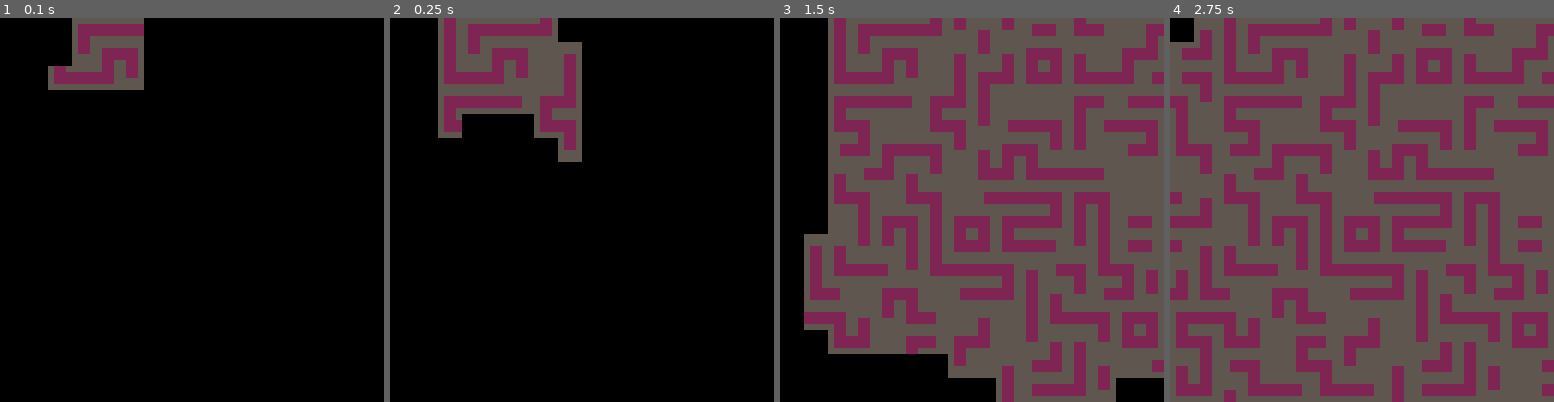
Above: before the commit, frames 1-4 (left to right).
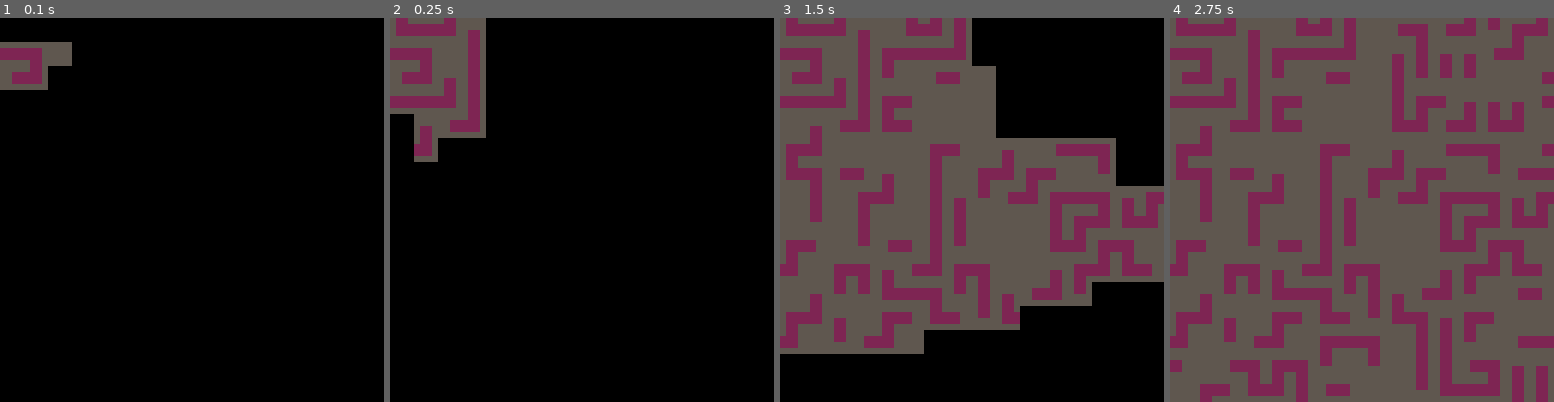
Above: after the commit, the same moments.

Repository: thtroyer/pico8_wfc_demos
Game: PICO-8 cartridge wfc_demo.p8
Two runs of this game, one before a commit and one after it. Both use one fixed random seed, a clock stepped at 60 frames per second and the inputs below.
Inputs:
- Up to frame 1 (0.1 s): no input
- Up to frame 2 (0.25 s): no input
- Up to frame 3 (1.5 s): tap X (X key) at 0.33, 1.07 s
- Up to frame 4 (2.75 s): tap X (X key) at 1.85 s

The runs differ from the first frame. In frame 1, 5.9% of the frame differs, in the area x 0-38%, y 0-19%; in frame 2, 13%; in frame 3, 57%, in the area x 0-100%, y 0-100%; in frame 4, 34%.

Commit message:
Fixing 0,0 bug not rendering

Diff:
--- a/src/map/mapdata.lua
+++ b/src/map/mapdata.lua
@@ -60,7 +60,9 @@
 	local lowest_entropy = 9999
 	local l_list = {}
 
-	for t in all(self.map_tiles) do
+	-- don't use all(...) because it won't find index 0
+	for i=0,255 do
+		local t=self.map_tiles[i]
 		if not t:is_collapsed() and #t.list_of_tiles ~= 0 then
 			local ent = t:entropy()
 			if ent == lowest_entropy then
--- a/src/map/mapgen.lua
+++ b/src/map/mapgen.lua
@@ -12,11 +12,11 @@
 	local tilesets = {}
 
 	add(tilesets,
-		{ 74, 75, 76, 77, 78, 90, 91, 92, 93, 94, 95, 106 }
+		{ 74, 74, 74, 75, 76, 77, 78, 90, 91, 92, 93, 94, 95, 106 }
 	)
 
 	add(tilesets,
-		{ 64, 65, 66, 80, 81, 82, 83, 84, 85, 86, 87, 96, 97, 98, 99, 100, 101, 102, 103, 88, 89, 104, 105}
+		{ 64, 64, 64, 64, 64, 64, 64, 65, 66, 80, 81, 82, 83, 84, 85, 86, 87, 96, 97, 98, 99, 100, 101, 102, 103, 88, 89, 104, 105}
 	)
 
 	self.tiles = rnd(tilesets)
@@ -72,6 +72,11 @@
 	while not (#low_tiles == 0) do
 		-- find lowest entropy
 		local low_ent_tile = rnd(low_tiles)
+		-- log("map tiles")
+		-- log(tostring(self.mapdata))
+
+		-- log("low_tiles:")
+		-- log(tostring(low_tiles))
 
 		low_ent_tile:collapse()
 
@@ -91,17 +96,6 @@
 	end
 end
 
--- debug
-function mapgen:print_all_states(tiles)
-    local tiles = self.mapdata.map_tiles
-	for t in all(tiles) do
-		local states = ""
-		for s in all(t.list_of_tiles) do
-			states = states .. s .. ", "
-		end
-	end
-end
-
 function mapgen:propagate(affected_tile)
 	x = affected_tile.x
 	y = affected_tile.y
